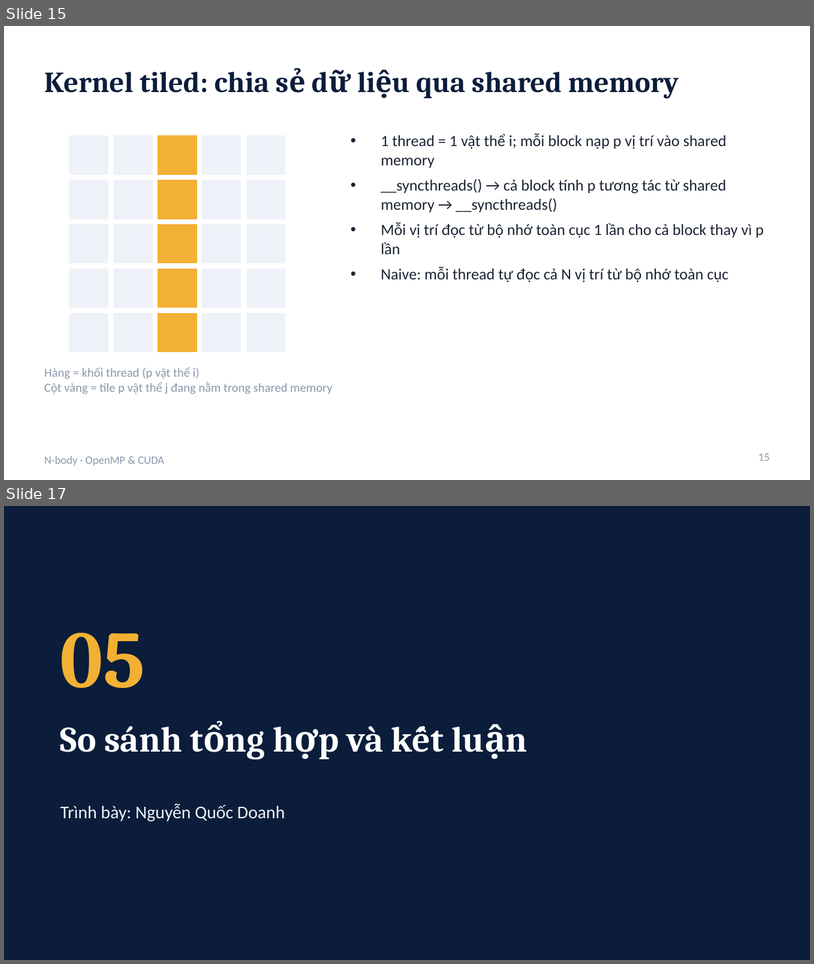
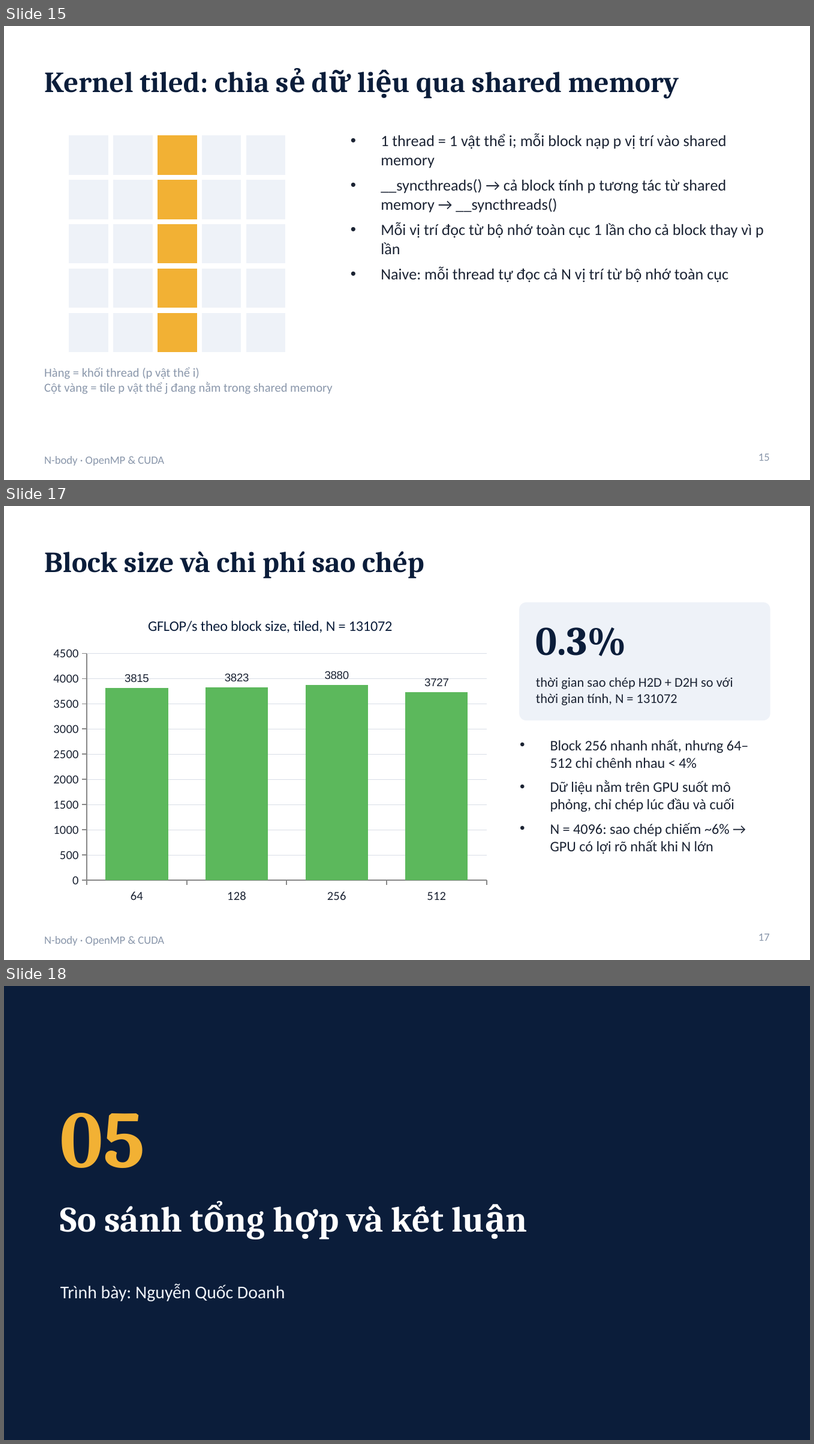
Before and after one commit to doanh9a246-afk/motcongmotbangmay, a slide deck: bao_cao/slide_nhom.pptx. Shown one above the other, each under a label of ours: slides 15 and 17 before the commit, slides 15, 17 and 18 after it; the slides between them are not shown. The pictures are 814x964 and 814x1444 pixels, drawn with LibreOffice and Linux fonts; fonts in the diff are those of the drawing. Boxes give left, top, right and bottom in pixels: in the first picture for what was removed or moved away, otherwise in the second. Text is boxed around its words. In the diff, an @@ line names an element or a change of style, - is before the commit and + after.

```diff
--- a/bao_cao/slide_nhom.pptx
+++ b/bao_cao/slide_nhom.pptx
@@ slide 17 added at bbox=[4, 506, 810, 960], background #FFFFFF; not listed: 1 template element that a slide beside it also shows @@
@@ title added at bbox=[44, 551, 425, 578], 26 pt, text #0B1D3A, bold @@
+Block size và chi phí sao chép
@@ column chart added at bbox=[44, 603, 496, 909] @@
+title "GFLOP/s theo block size, tiled, N = 131072"
+categories: 64, 128, 256, 512
+Series 1: 3815, 3823, 3880, 3727
@@ rounded rectangle added at bbox=[520, 603, 770, 720], fill #EEF2F8, outline #EEF2F8 1 pt @@
@@ text added at bbox=[536, 627, 627, 656], 36 pt, text #0B1D3A, bold @@
+0.3%
@@ text added at bbox=[536, 677, 734, 705], 12 pt, text #1B2333 @@
+thời gian sao chép H2D + D2H so với thời gian tính, N = 131072
@@ text added at bbox=[551, 739, 749, 853], 13 pt, text #1B2333 @@
+• Block 256 nhanh nhất, nhưng 64–512 chỉ chênh nhau < 4%
+• Dữ liệu nằm trên GPU suốt mô phỏng, chỉ chép lúc đầu và cuối
+• N = 4096: sao chép chiếm ~6% → GPU có lợi rõ nhất khi N lớn
@@ page number added at bbox=[759, 933, 770, 940], 10 pt, text #8A97AB @@
+17
@@ what was slide 17 is now slide 18 @@
```
Also in this commit, not shown: 6 slides changed, 1 other slide added, 1 slide removed.
